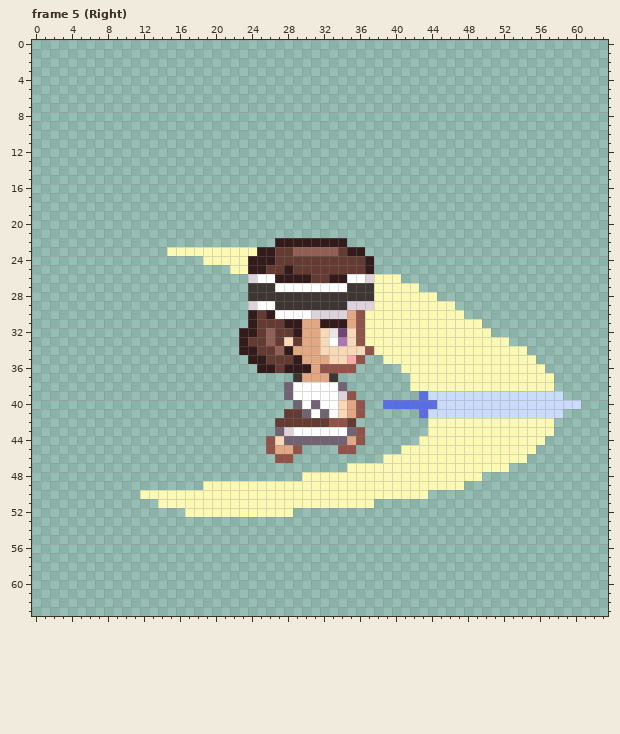
File history of a pixel-art file, _Data/Sword.aseprite. The first picture shows the starting point.
64x64 pixels, 16 frames. Shown: frame 5 (Right). The commit also changed other frames, which this record leaves out.
Now the later version:
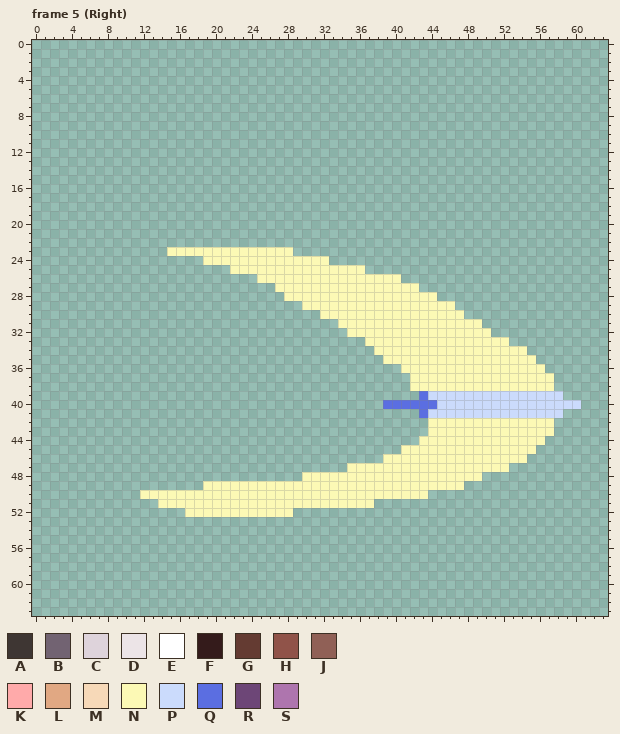
Palette (. is transparent): A #3e3633  B #726372  C #ded3db  D #ece4e7  E #ffffff  F #341b1b  G #643b32  H #905349  J #906056  K #ffaaaa  L #e1a883  M #f7d9b8  N #fcf9b5  P #cbdbfc  Q #5b6ee1  R #6d4677  S #ae75ae
Diff:
layer "REF" now hidden
Changed rows in their new state; - is an unchanged pixel.
Frame 5 (Right):
first column x 23:
22 ----........---
23 --NNNN........-
24 -NNNNNNNNN.....
25 -NNNNNNNNNNNNN.
26 -.NNNNNNNNNNNNN
27 -...NNNNNNNNNNN
28 -....NNNNNNNNNN
29 -......NNNNNNNN
30 -........NNNNN-
31 -..........NNN-
32 ............NN-
33 ..............-
34 ...............
35 -.............-
36 --...........--
37 ------.....----
38 -----.......---
39 -----........--
40 ------........-
41 -----.........-
42 ----.........--
43 ----..........-
44 ---...........-
45 ---....----..--
46 ----..---------
Where, in picture pixels (left, top, right, bottom), the same in both pictures:
changed: (239, 238, 374, 463)
